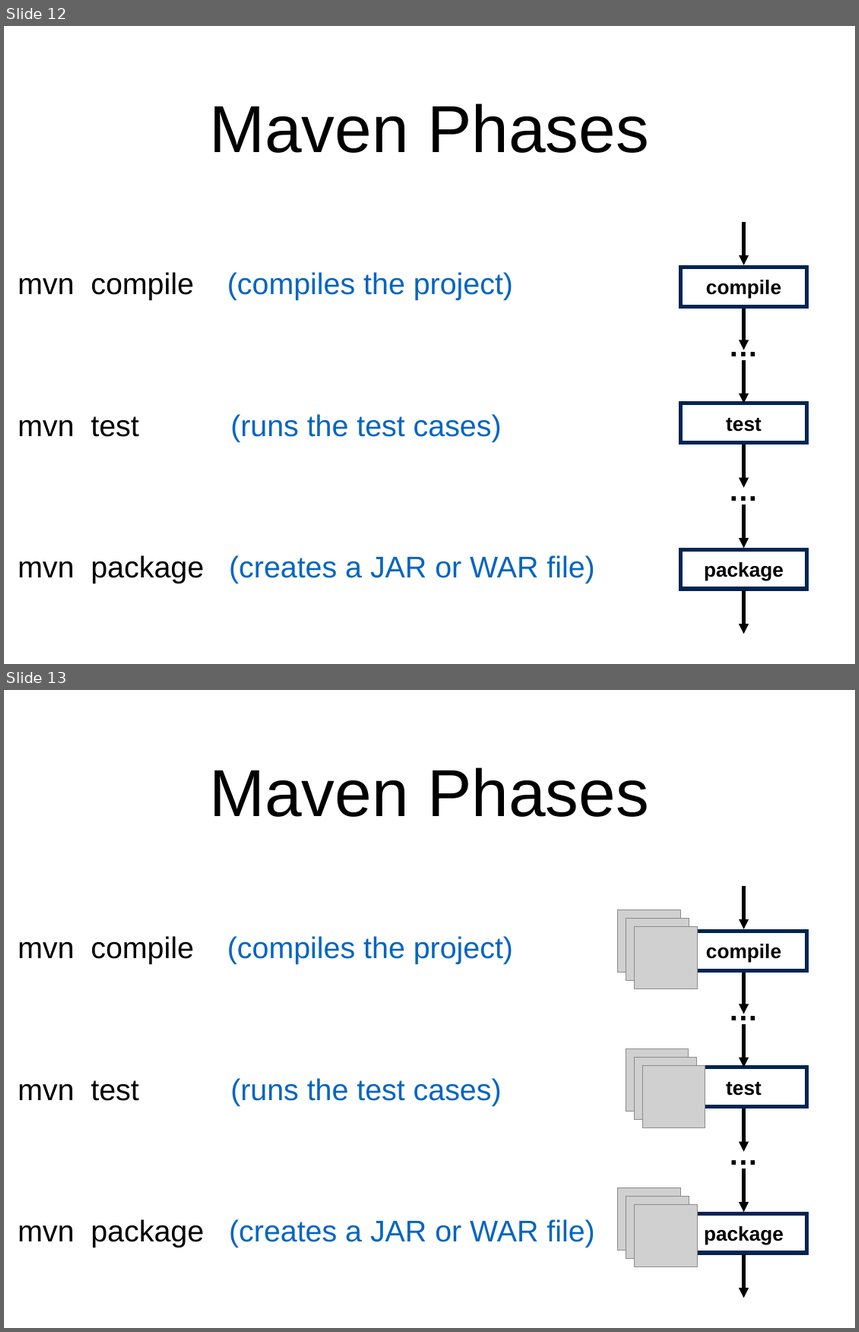
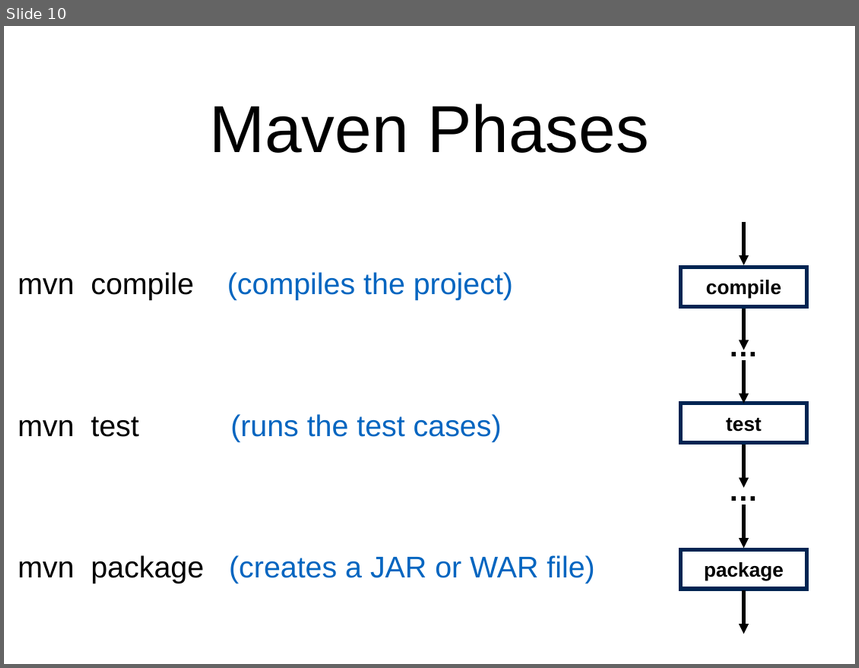
Before and after one commit to scg-unibe-ch/ese2017, a slide deck: slides/2_maven.pptx. Shown one above the other, each under a label of ours: slides 12 and 13 before the commit, slide 10 after it. The pictures are 859x1332 and 859x668 pixels, drawn with LibreOffice and Linux fonts; fonts in the diff are those of the drawing; grey boxes stand for pictures. Boxes give left, top, right and bottom in pixels: in the first picture for what was removed or moved away, otherwise in the second. Text is boxed around its words. In the diff, an @@ line names an element or a change of style, - is before the commit and + after.

```diff
--- a/slides/2_maven.pptx
+++ b/slides/2_maven.pptx
@@ slide 13 removed at [4, 690, 855, 1328], background #FFFFFF @@
@@ title removed at [209, 768, 649, 817] @@
-Maven Phases
@@ picture removed at [618, 910, 681, 973] @@
@@ text removed at [18, 936, 595, 1248] @@
-mvn compile (compiles the project)
-mvn test (runs the test cases)
-mvn package (creates a JAR or WAR file)
@@ picture removed at [626, 918, 690, 981] @@
@@ picture removed at [635, 926, 698, 989] @@
@@ picture removed at [626, 1049, 689, 1112] @@
@@ picture removed at [634, 1058, 697, 1120] @@
@@ picture removed at [642, 1065, 705, 1129] @@
@@ group removed at [681, 886, 807, 1298]: 6 arrows, 3 rectangles, 2 texts @@
-package
-test
-compile
-…
-…
@@ picture removed at [618, 1188, 681, 1251] @@
@@ picture removed at [626, 1196, 690, 1259] @@
@@ picture removed at [635, 1205, 698, 1268] @@
@@ what was slide 12 is now slide 10 @@
```
Also in this commit, not shown: 2 other slides removed.
